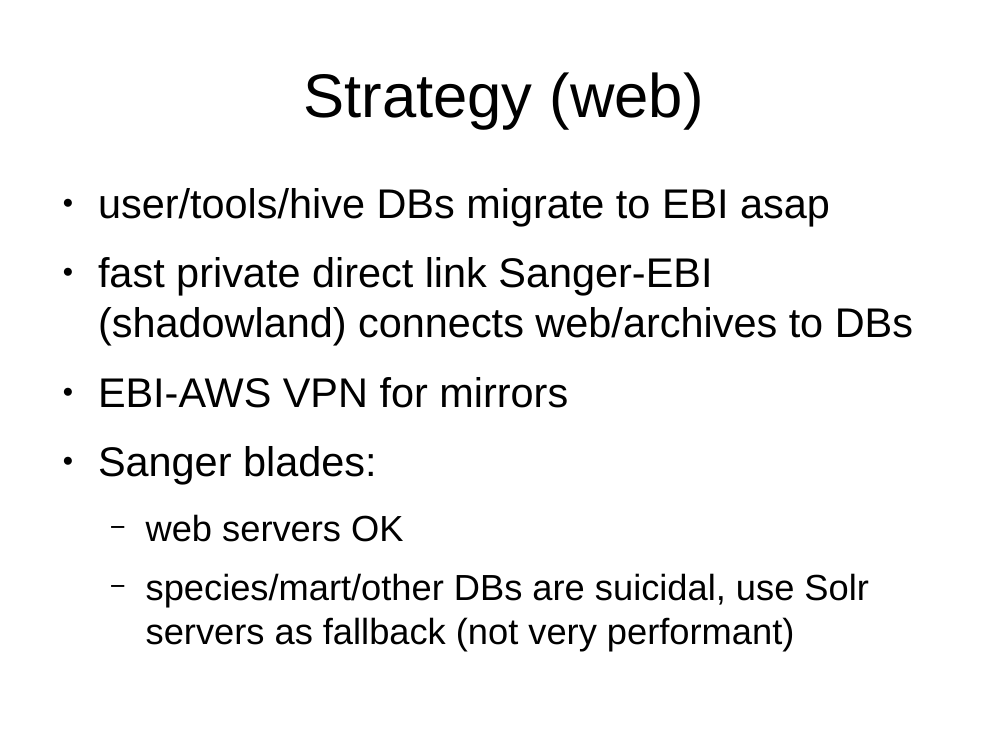
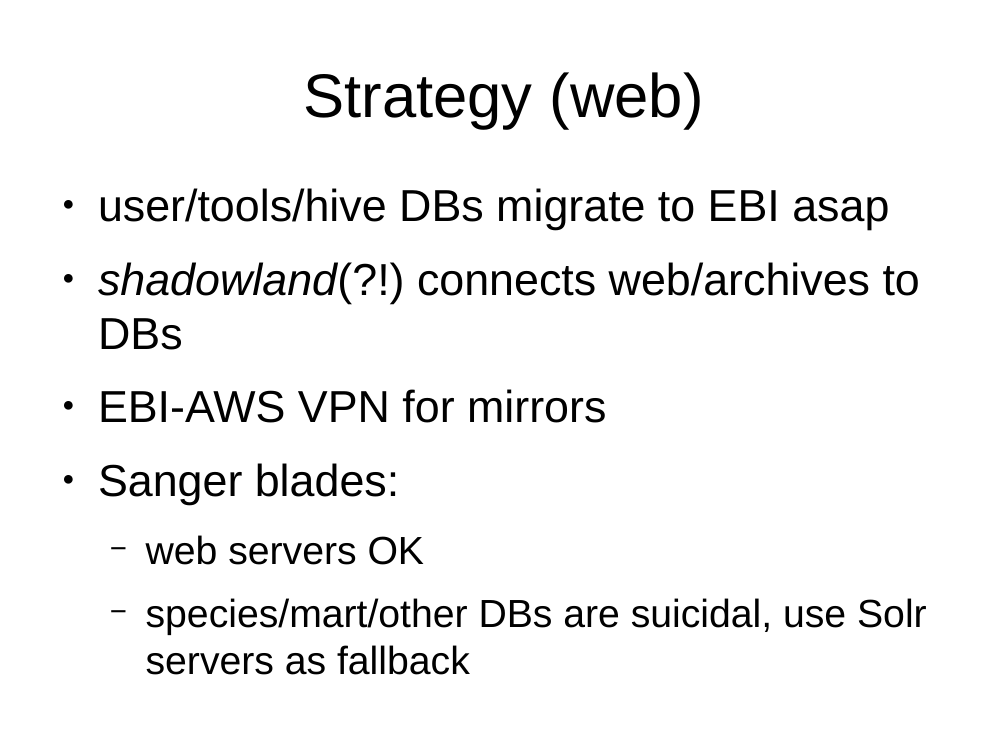
Before and after one commit to avullo/ensembl-migration-pm, a slide deck: slide 10 of data-review-10-16/talk.odp. Drawn at 1008x756 pixels with LibreOffice and Linux fonts; fonts in the diff are those of the drawing; background and template pictures are left out. Boxes give left, top, right and bottom in pixels: in the first picture for what was removed or moved away, otherwise in the second. Text is boxed around its words. In the diff, an @@ line names an element or a change of style, - is before the commit and + after.

```diff
--- a/data-review-10-16/talk.odp
+++ b/data-review-10-16/talk.odp
@@ text at [98,188,889,565]: size 29.6 to 32 pt in "user/tools/hive DBs migrate to EBI asap", "EBI-AWS VPN for mirrors", "Sanger blades:"; size 25.9 to 28 pt in "web servers OK" @@
@@ text at [98,262,920,350]: text changed; size 29.6 to 32 pt @@
-● fast private direct link Sanger-EBI (shadowland) connects web/archives to DBs
+● shadowland(?!) connects web/archives to DBs
@@ text at [146,598,927,635]: text changed; size 25.9 to 28 pt @@
-  − species/mart/other DBs are suicidal, use Solr servers as fallback (not very performant)
+  − species/mart/other DBs are suicidal, use Solr servers as fallback
```
Also in this commit, not shown: 3 other slides changed.
